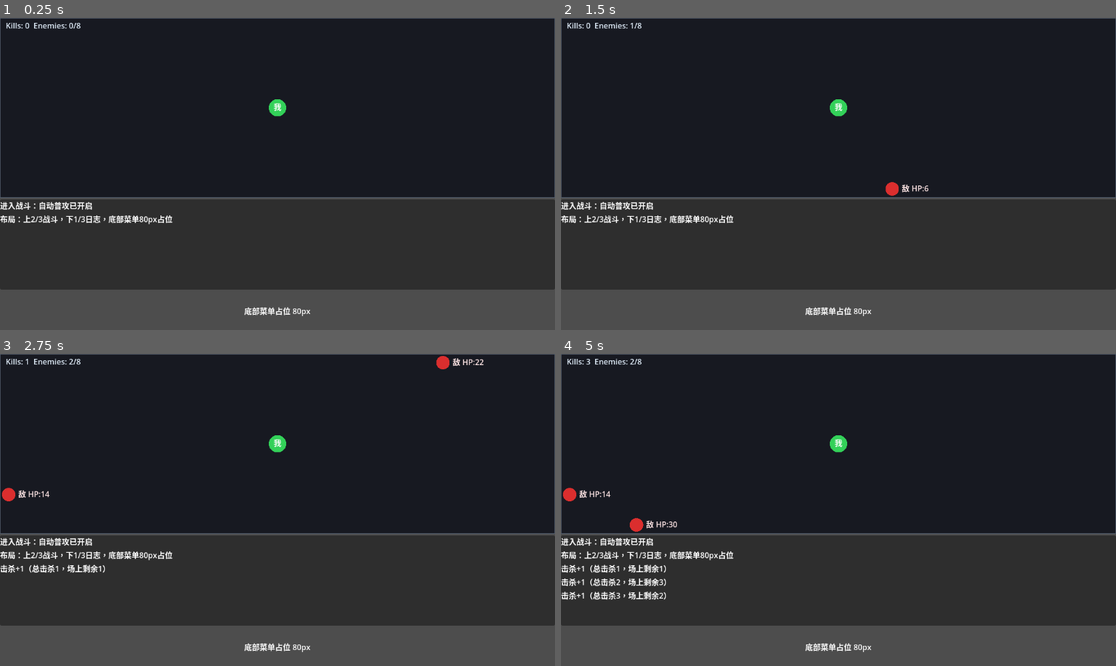
Above: before the commit, frames 1-4 (two rows, left to right).
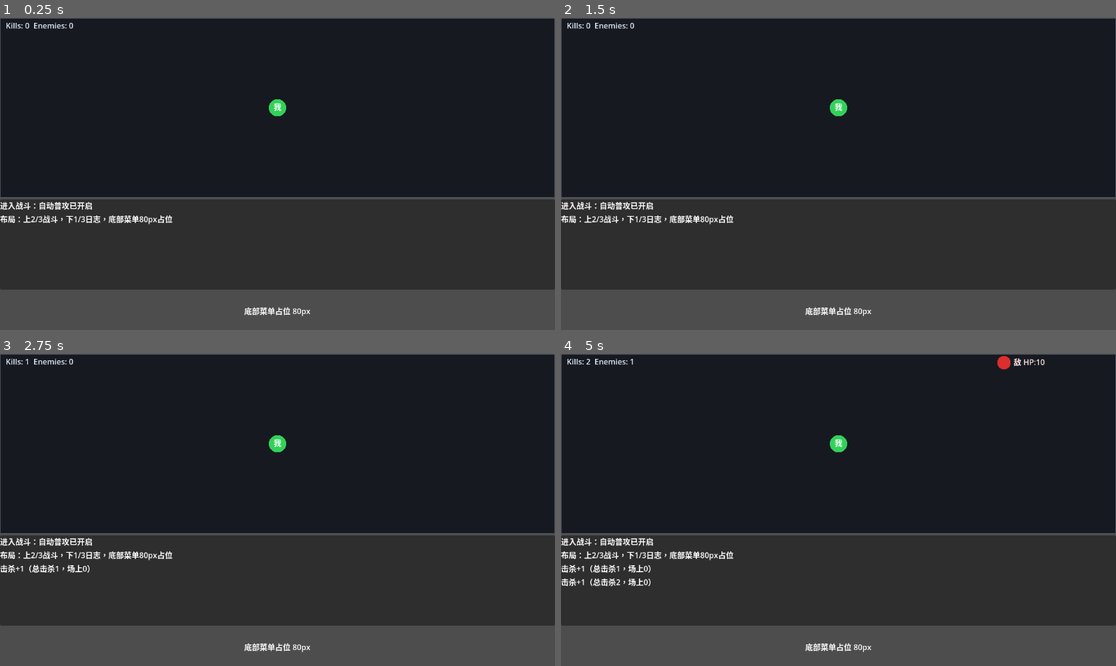
Above: after the commit, the same moments.

Repository: eat-chestnut/shanhaiidle
Game: Godot game, scene res://ui/pages/PageBattle.tscn
The game is run twice, just before and just after one commit, with the same random seed, the same clock (stepped at 60 frames per second) and the same inputs.
Inputs:
- Up to frame 1 (0.25 s): no input
- Up to frame 2 (1.5 s): tap Enter at 0.5 s
- Up to frame 3 (2.75 s): no input
- Up to frame 4 (5 s): tap Space at 3.5 s; tap Enter at 4.25 s

The runs differ from the first frame. In frame 1, less than 0.1% of the frame differs, in the area x 13-15%, y 1-4%; in frame 2, 0.2%; in frame 3, 0.4%; in frame 4, 0.9%, in the area x 0-88%, y 0-79%.

Commit message:
Prompt 1.4：移除敌人数量上限 + 调整节奏保证不会无限堆积 + 渲染优化
请按以下要求修改 res://ui/pages/BattleCanvas.gd（只修改 BattleCanvas，不改页面布局）：

1) 删除/移除任何“敌人数量上限”的逻辑：
- 不要再出现 max_enemies 变量
- _try_spawn_enemy() 不要判断 enemies.size() >= max_enemies

2) 调整节奏，保证在默认参数下敌人不会无限堆积（不是数量限制，而是节奏）：
- 将 spawn_interval 设为 1.5（或更慢）
- 将 player.attack_interval 设为 0.25
- 将 player.atk 设为 12（保证击杀速度略大于生成速度）

3) 日志策略：
- 不要输出“敌人出现”日志（否则刷屏）
- 只在击杀时输出：“击杀+1（总击杀K，场上N）”

4) 渲染优化（不限制敌人数量，只减少文本绘制压力）：
- 所有敌人都画红色圆圈
- 只给“最近的 15 个敌人”绘制文本 “敌 HP:xx”
  （其余敌人不画文字，只有圆圈）

5) 验收：
- 场上敌人数量不设上限（代码里没有 cap）
- 运行 2~3 分钟不会明显掉帧或卡死
- 日志持续输出击杀信息

Diff:
--- a/ui/pages/BattleCanvas.gd
+++ b/ui/pages/BattleCanvas.gd
@@ -3,14 +3,13 @@
 var player := {
 	"pos": Vector2.ZERO,
 	"radius": 18.0,
-	"atk": 10,
+	"atk": 12,
 	"def": 3,
-	"attack_interval": 0.30,
+	"attack_interval": 0.25,
 }
 
 var enemies: Array[Dictionary] = []
-var max_enemies := 8
-var spawn_interval := 0.9
+var spawn_interval := 1.5
 var kills := 0
 
 var _spawn_timer := 0.0
@@ -26,8 +25,7 @@
 	_spawn_timer += delta
 	while _spawn_timer >= spawn_interval:
 		_spawn_timer -= spawn_interval
-		if enemies.size() < max_enemies:
-			_spawn_enemy()
+		_try_spawn_enemy()
 
 	_attack_timer += delta
 	var attack_interval: float = float(player["attack_interval"])
@@ -37,7 +35,7 @@
 
 	queue_redraw()
 
-func _spawn_enemy() -> void:
+func _try_spawn_enemy() -> void:
 	var radius := 14.0
 	var enemy := {
 		"pos": _random_border_position(radius),
@@ -86,7 +84,7 @@
 	if int(enemy["hp"]) <= 0:
 		enemies.remove_at(target_index)
 		kills += 1
-		EventBus.add_log("击杀+1（总击杀%d，场上剩余%d）" % [kills, enemies.size()])
+		EventBus.add_log("击杀+1（总击杀%d，场上%d）" % [kills, enemies.size()])
 	else:
 		enemies[target_index] = enemy
 
@@ -114,18 +112,44 @@
 	draw_circle(player_pos, player_radius, Color(0.20, 0.82, 0.35))
 	_draw_label(player_pos + Vector2(-8, 5), "我", Color.WHITE)
 
-	for enemy in enemies:
+	var label_enemy_indices := _get_nearest_enemy_index_set(15)
+	for i in enemies.size():
+		var enemy: Dictionary = enemies[i]
 		var enemy_pos: Vector2 = enemy["pos"]
 		var enemy_radius: float = enemy["radius"]
 		var hp: int = enemy["hp"]
 		draw_circle(enemy_pos, enemy_radius, Color(0.86, 0.18, 0.18))
-		_draw_label(enemy_pos + Vector2(enemy_radius + 6.0, 5.0), "敌 HP:%d" % hp, Color(1.0, 0.90, 0.90))
+		if label_enemy_indices.has(i):
+			_draw_label(enemy_pos + Vector2(enemy_radius + 6.0, 5.0), "敌 HP:%d" % hp, Color(1.0, 0.90, 0.90))
 
 	_draw_label(
 		Vector2(12, 22),
-		"Kills: %d  Enemies: %d/%d" % [kills, enemies.size(), max_enemies],
+		"Kills: %d  Enemies: %d" % [kills, enemies.size()],
 		Color(0.90, 0.95, 1.0)
 	)
+
+func _get_nearest_enemy_index_set(limit: int) -> Dictionary:
+	var label_indices := {}
+	if limit <= 0 or enemies.is_empty():
+		return label_indices
+
+	var player_pos: Vector2 = player["pos"]
+	var distance_pairs: Array[Dictionary] = []
+	for i in enemies.size():
+		var enemy_pos: Vector2 = enemies[i]["pos"]
+		distance_pairs.append({
+			"idx": i,
+			"dist": player_pos.distance_squared_to(enemy_pos),
+		})
+
+	distance_pairs.sort_custom(func(a: Dictionary, b: Dictionary) -> bool:
+		return float(a["dist"]) < float(b["dist"])
+	)
+
+	var label_count := mini(limit, distance_pairs.size())
+	for i in label_count:
+		label_indices[int(distance_pairs[i]["idx"])] = true
+	return label_indices
 
 func _draw_label(pos: Vector2, text: String, color: Color) -> void:
 	var font := get_theme_default_font()
